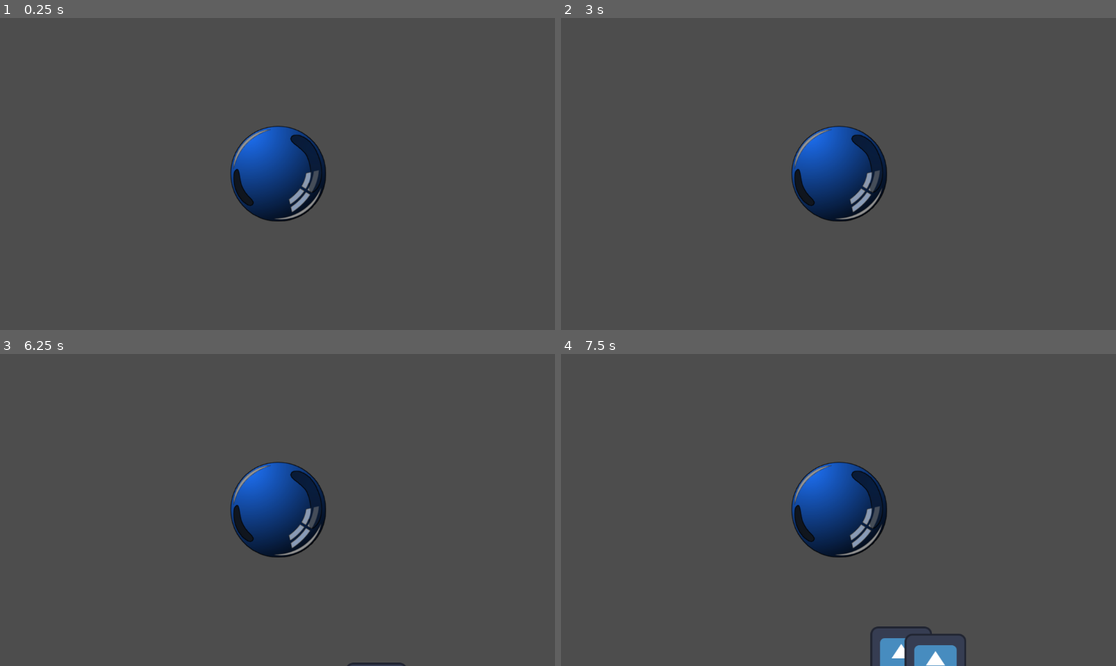
Above: before the commit, frames 1-4 (two rows, left to right).
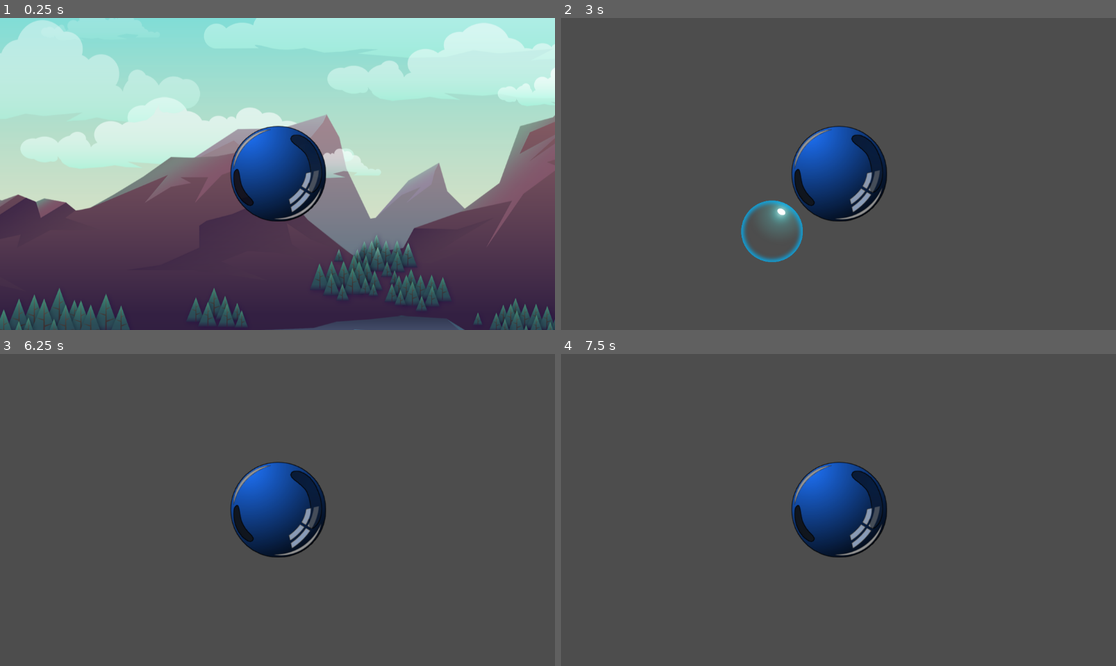
Above: after the commit, the same moments.

Repository: eextreme/GameJam2025Bubbles
Game: Godot game, scene res://GameScene.tscn
Two runs of this game, one before a commit and one after it. Both use one fixed random seed, a clock stepped at 60 frames per second and the inputs below. The engine's default icon, where the game draws it, is replaced by a stand-in: a white triangle on a blue panel in a dark square.
Inputs (mouse positions are in pixels of both pictures, inside the frame that each line leads up to):
- Up to frame 1 (0.25 s): no input
- Up to frame 2 (3 s): move the mouse to (960, 158) at 0.52 s; click (960, 158) at 0.6 s; move the mouse to (727, 189) at 1.27 s; click (727, 189) at 1.35 s; tap Enter at 2 s; move the mouse to (894, 105) at 2.02 s; click (894, 105) at 2.1 s; tap Space at 2.75 s; move the mouse to (810, 236) at 2.77 s; click (810, 236) at 2.85 s
- Up to frame 3 (6.25 s): move the mouse to (444, 556) at 3.52 s; click (444, 556) at 3.6 s; tap Enter at 4.25, 5.75 s; move the mouse to (111, 463) at 4.27 s; click (111, 463) at 4.35 s; tap Space at 5 s; move the mouse to (305, 510) at 5.02 s; click (305, 510) at 5.1 s; move the mouse to (194, 432) at 5.77 s; click (194, 432) at 5.85 s
- Up to frame 4 (7.5 s): move the mouse to (960, 494) at 6.52 s; click (960, 494) at 6.6 s; move the mouse to (727, 525) at 7.27 s; click (727, 525) at 7.35 s

The runs differ from the first frame. In frame 1, 85% of the frame differs, in the area x 0-100%, y 0-100%; in frame 2, 0.9%; in frame 3, less than 0.1%; in frame 4, 1.2%.
Error after the commit: Parse Error: Could not parse global class "PlayerBubble" from "res://player_bubble.gd". (res://selection_bubble.gd:29)

Commit message:
Added bubble physics

Diff:
--- a/GameScene.tscn
+++ b/GameScene.tscn
@@ -1,21 +1,33 @@
-[gd_scene load_steps=4 format=3 uid="uid://djk66ke8w80s8"]
+[gd_scene load_steps=6 format=3 uid="uid://djk66ke8w80s8"]
 
 [ext_resource type="Script" path="res://game_scene.gd" id="1_y4wdy"]
+[ext_resource type="Script" path="res://player_bubble.gd" id="2_404le"]
 [ext_resource type="Texture2D" uid="uid://bsmwwf3i3rs1h" path="res://Art/vecteezy_soap-bubble_36642946.png" id="2_j58jx"]
+[ext_resource type="Texture2D" uid="uid://dn3jwk1pqa1gr" path="res://Art/BG/game_background_1/game_background_1.png" id="4_qk76v"]
 
 [sub_resource type="CircleShape2D" id="CircleShape2D_bdg2g"]
 radius = 103.947
 
-[node name="Node2D" type="Node2D" node_paths=PackedStringArray("spawners")]
+[node name="Node2D" type="Node2D"]
 script = ExtResource("1_y4wdy")
-spawners = NodePath("")
 
-[node name="StaticBody2D" type="StaticBody2D" parent="." groups=["target"]]
+[node name="PlayerBody" type="RigidBody2D" parent="." groups=["target"]]
+contact_monitor = true
+max_contacts_reported = 3
+script = ExtResource("2_404le")
 
-[node name="Sprite2D" type="Sprite2D" parent="StaticBody2D"]
+[node name="Sprite2D" type="Sprite2D" parent="PlayerBody"]
 texture = ExtResource("2_j58jx")
 
-[node name="CollisionShape2D" type="CollisionShape2D" parent="StaticBody2D"]
+[node name="CollisionShape2D" type="CollisionShape2D" parent="PlayerBody"]
 shape = SubResource("CircleShape2D_bdg2g")
 
-[node name="Camera2D" type="Camera2D" parent="StaticBody2D"]
+[node name="Camera2D" type="Camera2D" parent="PlayerBody"]
+
+[node name="ParallaxBackground" type="ParallaxBackground" parent="."]
+
+[node name="ParallaxLayer" type="ParallaxLayer" parent="ParallaxBackground"]
+motion_mirroring = Vector2(1920, 0)
+
+[node name="Sprite2D" type="Sprite2D" parent="ParallaxBackground/ParallaxLayer"]
+texture = ExtResource("4_qk76v")
--- a/game_scene.gd
+++ b/game_scene.gd
@@ -9,9 +9,8 @@
 var delay = 0
 # Called every frame. 'delta' is the elapsed time since the previous frame.
 func _physics_process(delta: float) -> void:
-	delay+=delta
-	if delay>=1.5:
-		var object = bubble.instantiate()
-		object.position = Vector2(randf_range(105*3,105*5)*randi_range(-1,1),randi_range(105*3,315*5)*randi_range(-1,1))
-		add_child(object)
-		delay=0
+	if Input.is_action_just_pressed("Spawn"):
+		var item = bubble.instantiate()
+		item.global_position = get_global_mouse_position()
+		add_child(item)
+	pass
--- /dev/null
+++ b/player_bubble.gd
@@ -0,0 +1,17 @@
+extends RigidBody2D
+class_name PlayerBubble
+@onready var support_force : Vector2 = Vector2.ZERO
+
+# Called when the node enters the scene tree for the first time.
+func _ready() -> void:
+	mass = 4/3 * PI * 10 * 3.8*pow(10,-4)
+
+	pass # Replace with function body.
+
+# Called every frame. 'delta' is the elapsed time since the previous frame.
+func _physics_process(delta: float) -> void:
+	var downForce = mass * get_gravity()
+	apply_central_force(Vector2(50,0))
+	apply_central_force(Vector2(-))
+	apply_force(support_force.move_toward(Vector2.ZERO,1)-downForce)
+	pass
--- a/project.godot
+++ b/project.godot
@@ -14,3 +14,16 @@
 run/main_scene="res://GameScene.tscn"
 config/features=PackedStringArray("4.3", "Forward Plus")
 config/icon="res://icon.svg"
+
+[input]
+
+Spawn={
+"deadzone": 0.5,
+"events": [Object(InputEventMouseButton,"resource_local_to_scene":false,"resource_name":"","device":-1,"window_id":0,"alt_pressed":false,"shift_pressed":false,"ctrl_pressed":false,"meta_pressed":false,"button_mask":1,"position":Vector2(58, 4),"global_position":Vector2(67, 50),"factor":1.0,"button_index":1,"canceled":false,"pressed":true,"double_click":false,"script":null)
+]
+}
+
+[layer_names]
+
+2d_physics/layer_1="player"
+2d_physics/layer_2="bubble"
--- a/selection_bubble.gd
+++ b/selection_bubble.gd
@@ -1,31 +1,36 @@
-extends Area2D
+extends RigidBody2D
+class_name SupportBubble
 var target = Vector2.ZERO
+@export var air_d : float = 0.001
+@export var gas_d : float = 0.002
 # Called when the node enters the scene tree for the first time.
 func _ready() -> void:
 	print("loading attributes")
 	var target = get_tree().get_first_node_in_group("target").global_position
+	mass = 4/3 * PI * 10 * 3.8*pow(10,-4)
+
 	pass # Replace with function body.
 
+var start = 0
 # Called every frame. 'delta' is the elapsed time since the previous frame.
 func _physics_process(delta: float) -> void:
-	if global_position.x == target.x:
-		return
-	else:
-		if global_position.x<target.x:
-			global_position.x+=1
-		else:
-			global_position.x-=1
+	start+=1
+	var floatForce = 3 * (air_d - gas_d) * get_gravity()
+	var downForce = mass * get_gravity()
+	var drag = sin(start)*Vector2(20,20)
 
-	if global_position.y == target.y:
-		return
-	else:
-		if global_position.y<target.y:
-			global_position.y+=1
-		else:
-			global_position.y-=1
+	print("float:",floatForce,"down:",downForce)
 
+	var forceRng = Vector2(randf_range(-0.1,0.1),randf_range(-0.1,0.1))
+	apply_central_force(floatForce-downForce+drag+forceRng)
+
+	pass
+
+func supportBubbleEffect(body : PlayerBubble):
+	body.support_force+=3 * (air_d - gas_d) * get_gravity()
+	pass
 
 func _on_body_entered(body: Node2D) -> void:
-	print("absorbed")
-	queue_free()
+	if body.is_class("PlayerBubble"):
+		supportBubbleEffect(body)
 	pass # Replace with function body.
--- a/selection_bubble.tscn
+++ b/selection_bubble.tscn
@@ -1,16 +1,57 @@
-[gd_scene load_steps=4 format=3 uid="uid://g2vk6g8603ce"]
+[gd_scene load_steps=11 format=3 uid="uid://g2vk6g8603ce"]
 
 [ext_resource type="Script" path="res://selection_bubble.gd" id="1_1x2gj"]
-[ext_resource type="Texture2D" uid="uid://bsdn2uuxsbj5n" path="res://icon.svg" id="2_3vulo"]
+[ext_resource type="Texture2D" uid="uid://csbjig6wtrxmr" path="res://Art/Coloured/512x512/bubble_1.png" id="2_nplvl"]
+[ext_resource type="Texture2D" uid="uid://jvlfyr6ewpwc" path="res://Art/Coloured/512x512/bubble_2.png" id="3_0e6al"]
+[ext_resource type="Texture2D" uid="uid://cvypr5cxmpwl1" path="res://Art/Coloured/512x512/bubble_4.png" id="4_kh06u"]
+[ext_resource type="Texture2D" uid="uid://bx1vy12wqola" path="res://Art/Coloured/512x512/bubble_5.png" id="5_wbtqu"]
+[ext_resource type="Texture2D" uid="uid://dquk1dnc7okiq" path="res://Art/Coloured/512x512/bubble_6.png" id="6_e72jv"]
+[ext_resource type="Texture2D" uid="uid://dbirmtcdveail" path="res://Art/Coloured/512x512/bubble_7.png" id="7_yg2fp"]
+[ext_resource type="Texture2D" uid="uid://ctyj12s3kbdxb" path="res://Art/Coloured/512x512/bubble_3.png" id="8_6kp2h"]
+
+[sub_resource type="SpriteFrames" id="SpriteFrames_kefaw"]
+animations = [{
+"frames": [{
+"duration": 1.0,
+"texture": ExtResource("2_nplvl")
+}, {
+"duration": 1.0,
+"texture": ExtResource("3_0e6al")
+}, {
+"duration": 1.0,
+"texture": ExtResource("4_kh06u")
+}, {
+"duration": 1.0,
+"texture": ExtResource("5_wbtqu")
+}, {
+"duration": 1.0,
+"texture": ExtResource("6_e72jv")
+}, {
+"duration": 1.0,
+"texture": ExtResource("7_yg2fp")
+}, {
+"duration": 1.0,
+"texture": ExtResource("8_6kp2h")
+}],
+"loop": true,
+"name": &"default",
+"speed": 8.0
+}]
 
 [sub_resource type="CircleShape2D" id="CircleShape2D_cces2"]
 radius = 62.5859
 
-[node name="SelectionBubble" type="Area2D"]
+[node name="SelectionBubble" type="RigidBody2D" groups=["supportBubble"]]
+collision_layer = 2
+mass = 0.01
+contact_monitor = true
+max_contacts_reported = 3
 script = ExtResource("1_1x2gj")
 
-[node name="Sprite2D" type="Sprite2D" parent="."]
-texture = ExtResource("2_3vulo")
+[node name="Sprite2D" type="AnimatedSprite2D" parent="."]
+scale = Vector2(0.25, 0.25)
+sprite_frames = SubResource("SpriteFrames_kefaw")
+frame_progress = 0.604844
 
 [node name="CollisionShape2D" type="CollisionShape2D" parent="."]
 shape = SubResource("CircleShape2D_cces2")
Binary file added: Art/BG/game_background_1/game_background_1.png
Not shown, added: Art/BG/game_background_1/game_background_1.png.import
Binary file added: Art/BG/game_background_1/layers/clouds_1.png
Not shown, added: Art/BG/game_background_1/layers/clouds_1.png.import
Binary file added: Art/BG/game_background_1/layers/clouds_2.png
Not shown, added: Art/BG/game_background_1/layers/clouds_2.png.import
Binary file added: Art/BG/game_background_1/layers/clouds_3.png
Not shown, added: Art/BG/game_background_1/layers/clouds_3.png.import
Binary file added: Art/BG/game_background_1/layers/clouds_4.png
Not shown, added: Art/BG/game_background_1/layers/clouds_4.png.import
Binary file added: Art/BG/game_background_1/layers/rocks_1.png
Not shown, added: Art/BG/game_background_1/layers/rocks_1.png.import
(and 140 more such lines)
